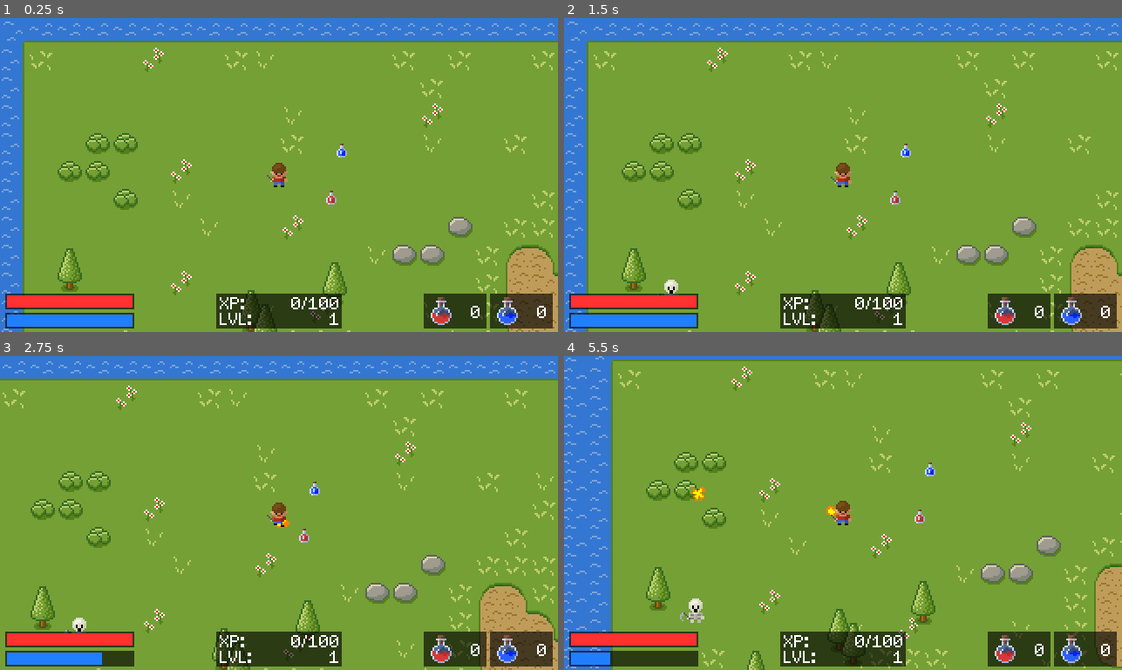
Above: before the commit, frames 1-4 (two rows, left to right).
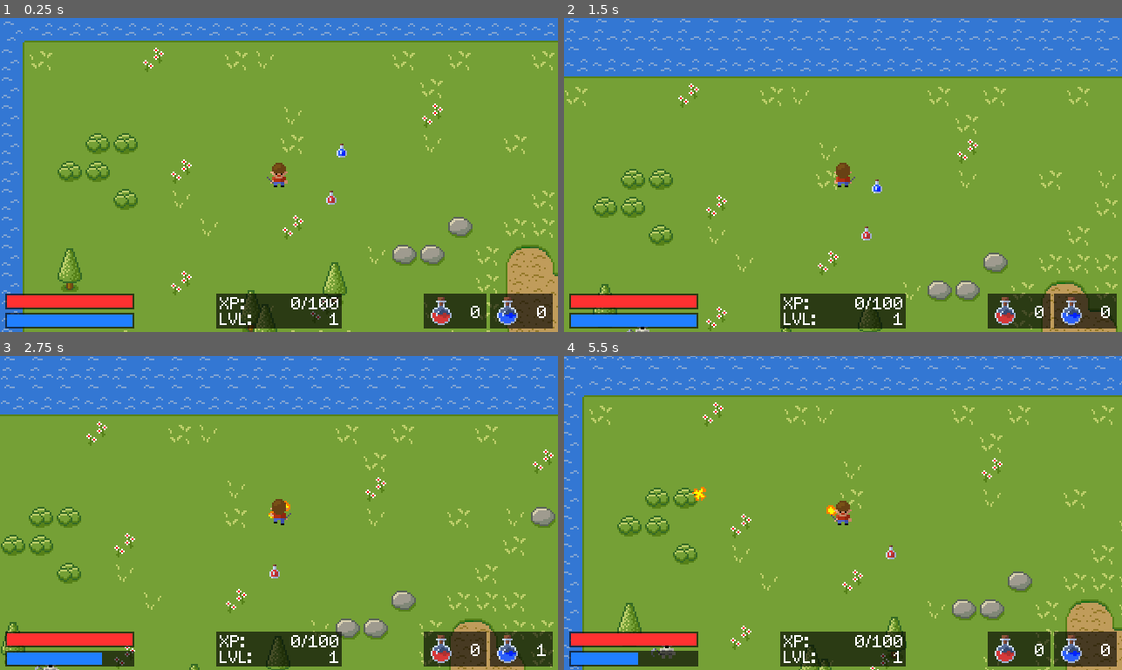
Above: after the commit, the same moments.

Repository: davidepesce/SimpleRPG
Game: Godot game, scene res://Scenes/Main.tscn
Same seed, same stepped clock (60 frames per second), same inputs: the game is played once before the commit and once after it.
Inputs (mouse positions are in pixels of both pictures, inside the frame that each line leads up to):
- Up to frame 1 (0.25 s): no input
- Up to frame 2 (1.5 s): tap Enter at 0.5 s; drag from (843, 175) to (898, 105) at 0.52 s; drag from (731, 190) to (893, 196) at 1.27 s
- Up to frame 3 (2.75 s): tap Space (attack) at 2 s; move the mouse to (334, 443) at 2.02 s; hold Right (ui_right) from 2.03 s (still down); hold Space (attack) from 2.03 s (still down); click (334, 443) at 2.17 s; tap Ctrl (fireball) at 2.3 s
- Up to frame 4 (5.5 s): release Right (ui_right) at 2.75 s; release Space (attack) at 2.75 s; drag from (815, 575) to (675, 465) at 2.77 s; move the mouse to (1010, 560) at 3.52 s; hold Left (ui_left) 3.53-4.25 s; hold . (drink_mana) 3.53-4.25 s; click (1010, 560) at 3.67 s; tap Ctrl (fireball) at 3.8 s; drag from (675, 465) to (837, 513) at 4.27 s; move the mouse to (870, 513) at 5.02 s; hold Down (ui_down) from 5.03 s (still down); hold Ctrl (fireball) from 5.03 s (still down); tap B at 5.1 s; click (870, 513) at 5.17 s

The runs differ from the first frame. In frame 1, less than 0.1% of the frame differs, in the area x 47-52%, y 50-53%; in frame 2, 24%; in frame 3, 22%; in frame 4, 25%, in the area x 0-100%, y 0-100%.

Commit message:
Fixed a bug in GameOver screen

Diff:
--- a/Scenes/Main.tscn
+++ b/Scenes/Main.tscn
@@ -1,38 +1,38 @@
 [gd_scene load_steps=51 format=2]
 
 [ext_resource path="res://Entities/Player/Player.gd" type="Script" id=1]
-[ext_resource path="res://Entities/Player/player_down_idle_1.png" type="Texture" id=2]
-[ext_resource path="res://Entities/Player/player_down_attack_1.png" type="Texture" id=3]
-[ext_resource path="res://Entities/Player/player_down_attack_2.png" type="Texture" id=4]
-[ext_resource path="res://Entities/Player/player_up_idle_1.png" type="Texture" id=5]
-[ext_resource path="res://Entities/Player/player_up_idle_2.png" type="Texture" id=6]
+[ext_resource path="res://Entities/Player/player_up_idle_1.png" type="Texture" id=2]
+[ext_resource path="res://Entities/Player/player_up_attack_1.png" type="Texture" id=3]
+[ext_resource path="res://Entities/Player/player_up_attack_2.png" type="Texture" id=4]
+[ext_resource path="res://Entities/Player/player_right_idle_1.png" type="Texture" id=5]
+[ext_resource path="res://Entities/Player/player_right_idle_2.png" type="Texture" id=6]
 [ext_resource path="res://Entities/Player/player_left_idle_1.png" type="Texture" id=7]
-[ext_resource path="res://Entities/Player/player_left_attack_1.png" type="Texture" id=8]
-[ext_resource path="res://Entities/Player/player_left_attack_2.png" type="Texture" id=9]
-[ext_resource path="res://Entities/Player/player_right_idle_1.png" type="Texture" id=10]
-[ext_resource path="res://Entities/Player/player_right_walk_1.png" type="Texture" id=11]
-[ext_resource path="res://Entities/Player/player_right_walk_2.png" type="Texture" id=12]
-[ext_resource path="res://Entities/Player/player_right_attack_1.png" type="Texture" id=13]
-[ext_resource path="res://Entities/Player/player_right_attack_2.png" type="Texture" id=14]
-[ext_resource path="res://Entities/Player/player_up_walk_1.png" type="Texture" id=15]
-[ext_resource path="res://Entities/Player/player_up_walk_2.png" type="Texture" id=16]
-[ext_resource path="res://Entities/Player/player_down_idle_2.png" type="Texture" id=17]
-[ext_resource path="res://Entities/Player/player_left_walk_1.png" type="Texture" id=18]
-[ext_resource path="res://Entities/Player/player_left_walk_2.png" type="Texture" id=19]
-[ext_resource path="res://Entities/Player/player_up_attack_1.png" type="Texture" id=20]
-[ext_resource path="res://Entities/Player/player_up_attack_2.png" type="Texture" id=21]
-[ext_resource path="res://Entities/Player/player_left_idle_2.png" type="Texture" id=22]
-[ext_resource path="res://Entities/Player/player_down_walk_1.png" type="Texture" id=23]
-[ext_resource path="res://Entities/Player/player_down_walk_2.png" type="Texture" id=24]
-[ext_resource path="res://Entities/Player/player_right_idle_2.png" type="Texture" id=25]
+[ext_resource path="res://Entities/Player/player_left_idle_2.png" type="Texture" id=8]
+[ext_resource path="res://Entities/Player/player_down_idle_1.png" type="Texture" id=9]
+[ext_resource path="res://Entities/Player/player_down_walk_1.png" type="Texture" id=10]
+[ext_resource path="res://Entities/Player/player_down_walk_2.png" type="Texture" id=11]
+[ext_resource path="res://Entities/Player/player_down_idle_2.png" type="Texture" id=12]
+[ext_resource path="res://Entities/Player/player_left_walk_1.png" type="Texture" id=13]
+[ext_resource path="res://Entities/Player/player_left_walk_2.png" type="Texture" id=14]
+[ext_resource path="res://Entities/Player/player_left_attack_1.png" type="Texture" id=15]
+[ext_resource path="res://Entities/Player/player_left_attack_2.png" type="Texture" id=16]
+[ext_resource path="res://Entities/Player/player_right_walk_1.png" type="Texture" id=17]
+[ext_resource path="res://Entities/Player/player_right_walk_2.png" type="Texture" id=18]
+[ext_resource path="res://Entities/Player/player_down_attack_1.png" type="Texture" id=19]
+[ext_resource path="res://Entities/Player/player_down_attack_2.png" type="Texture" id=20]
+[ext_resource path="res://Entities/Player/player_up_idle_2.png" type="Texture" id=21]
+[ext_resource path="res://Entities/Player/player_right_attack_1.png" type="Texture" id=22]
+[ext_resource path="res://Entities/Player/player_right_attack_2.png" type="Texture" id=23]
+[ext_resource path="res://Entities/Player/player_up_walk_1.png" type="Texture" id=24]
+[ext_resource path="res://Entities/Player/player_up_walk_2.png" type="Texture" id=25]
 [ext_resource path="res://Entities/Player/player_right_fireball_1.png" type="Texture" id=26]
 [ext_resource path="res://Entities/Player/player_right_fireball_2.png" type="Texture" id=27]
-[ext_resource path="res://Entities/Player/player_up_fireball_1.png" type="Texture" id=28]
-[ext_resource path="res://Entities/Player/player_up_fireball_2.png" type="Texture" id=29]
-[ext_resource path="res://Entities/Player/player_left_fireball_1.png" type="Texture" id=30]
-[ext_resource path="res://Entities/Player/player_left_fireball_2.png" type="Texture" id=31]
-[ext_resource path="res://Entities/Player/player_down_fireball_1.png" type="Texture" id=32]
-[ext_resource path="res://Entities/Player/player_down_fireball_2.png" type="Texture" id=33]
+[ext_resource path="res://Entities/Player/player_left_fireball_1.png" type="Texture" id=28]
+[ext_resource path="res://Entities/Player/player_left_fireball_2.png" type="Texture" id=29]
+[ext_resource path="res://Entities/Player/player_down_fireball_1.png" type="Texture" id=30]
+[ext_resource path="res://Entities/Player/player_down_fireball_2.png" type="Texture" id=31]
+[ext_resource path="res://Entities/Player/player_up_fireball_1.png" type="Texture" id=32]
+[ext_resource path="res://Entities/Player/player_up_fireball_2.png" type="Texture" id=33]
 [ext_resource path="res://Tilesets/MapTileset.tres" type="TileSet" id=34]
 [ext_resource path="res://GUI/HealthBar.gd" type="Script" id=35]
 [ext_resource path="res://GUI/ManaBar.gd" type="Script" id=36]
@@ -51,82 +51,82 @@
 animations = [ {
 "frames": [ ExtResource( 2 ), ExtResource( 3 ), ExtResource( 4 ) ],
 "loop": false,
+"name": "up_attack",
+"speed": 7.0
+}, {
+"frames": [ ExtResource( 5 ), ExtResource( 6 ) ],
+"loop": true,
+"name": "right_idle",
+"speed": 1.0
+}, {
+"frames": [ ExtResource( 7 ), ExtResource( 8 ) ],
+"loop": true,
+"name": "left_idle",
+"speed": 1.0
+}, {
+"frames": [ ExtResource( 9 ), ExtResource( 10 ), ExtResource( 9 ), ExtResource( 11 ) ],
+"loop": true,
+"name": "down_walk",
+"speed": 10.0
+}, {
+"frames": [ ExtResource( 9 ), ExtResource( 12 ) ],
+"loop": true,
+"name": "down_idle",
+"speed": 1.0
+}, {
+"frames": [ ExtResource( 7 ), ExtResource( 13 ), ExtResource( 7 ), ExtResource( 14 ) ],
+"loop": true,
+"name": "left_walk",
+"speed": 10.0
+}, {
+"frames": [ ExtResource( 7 ), ExtResource( 15 ), ExtResource( 16 ) ],
+"loop": false,
+"name": "left_attack",
+"speed": 7.0
+}, {
+"frames": [ ExtResource( 5 ), ExtResource( 17 ), ExtResource( 5 ), ExtResource( 18 ) ],
+"loop": true,
+"name": "right_walk",
+"speed": 10.0
+}, {
+"frames": [ ExtResource( 9 ), ExtResource( 19 ), ExtResource( 20 ) ],
+"loop": false,
 "name": "down_attack",
 "speed": 7.0
 }, {
-"frames": [ ExtResource( 5 ), ExtResource( 6 ) ],
+"frames": [ ExtResource( 2 ), ExtResource( 21 ) ],
 "loop": true,
 "name": "up_idle",
 "speed": 1.0
 }, {
-"frames": [ ExtResource( 7 ), ExtResource( 8 ), ExtResource( 9 ) ],
-"loop": false,
-"name": "left_attack",
-"speed": 7.0
-}, {
-"frames": [ ExtResource( 10 ), ExtResource( 11 ), ExtResource( 10 ), ExtResource( 12 ) ],
-"loop": true,
-"name": "right_walk",
-"speed": 10.0
-}, {
-"frames": [ ExtResource( 10 ), ExtResource( 13 ), ExtResource( 14 ) ],
+"frames": [ ExtResource( 5 ), ExtResource( 22 ), ExtResource( 23 ) ],
 "loop": false,
 "name": "right_attack",
 "speed": 7.0
 }, {
-"frames": [ ExtResource( 5 ), ExtResource( 15 ), ExtResource( 5 ), ExtResource( 16 ) ],
+"frames": [ ExtResource( 2 ), ExtResource( 24 ), ExtResource( 2 ), ExtResource( 25 ) ],
 "loop": true,
 "name": "up_walk",
 "speed": 10.0
 }, {
-"frames": [ ExtResource( 2 ), ExtResource( 17 ) ],
-"loop": true,
-"name": "down_idle",
-"speed": 1.0
-}, {
-"frames": [ ExtResource( 7 ), ExtResource( 18 ), ExtResource( 7 ), ExtResource( 19 ) ],
-"loop": true,
-"name": "left_walk",
-"speed": 10.0
-}, {
-"frames": [ ExtResource( 5 ), ExtResource( 20 ), ExtResource( 21 ) ],
-"loop": false,
-"name": "up_attack",
-"speed": 7.0
-}, {
-"frames": [ ExtResource( 7 ), ExtResource( 22 ) ],
-"loop": true,
-"name": "left_idle",
-"speed": 1.0
-}, {
-"frames": [ ExtResource( 2 ), ExtResource( 23 ), ExtResource( 2 ), ExtResource( 24 ) ],
-"loop": true,
-"name": "down_walk",
-"speed": 10.0
-}, {
-"frames": [ ExtResource( 10 ), ExtResource( 25 ) ],
-"loop": true,
-"name": "right_idle",
-"speed": 1.0
-}, {
-"frames": [ ExtResource( 10 ), ExtResource( 26 ), ExtResource( 27 ) ],
+"frames": [ ExtResource( 5 ), ExtResource( 26 ), ExtResource( 27 ) ],
 "loop": false,
 "name": "right_fireball",
 "speed": 7.0
 }, {
-"frames": [ ExtResource( 5 ), ExtResource( 28 ), ExtResource( 29 ) ],
+"frames": [ ExtResource( 7 ), ExtResource( 28 ), ExtResource( 29 ) ],
+"loop": false,
+"name": "left_fireball",
+"speed": 7.0
+}, {
+"frames": [ ExtResource( 9 ), ExtResource( 30 ), ExtResource( 31 ) ],
+"loop": false,
+"name": "down_fireball",
+"speed": 7.0
+}, {
+"frames": [ ExtResource( 2 ), ExtResource( 32 ), ExtResource( 33 ) ],
 "loop": false,
 "name": "up_fireball",
-"speed": 7.0
-}, {
-"frames": [ ExtResource( 7 ), ExtResource( 30 ), ExtResource( 31 ) ],
-"loop": false,
-"name": "left_fireball",
-"speed": 7.0
-}, {
-"frames": [ ExtResource( 2 ), ExtResource( 32 ), ExtResource( 33 ) ],
-"loop": false,
-"name": "down_fireball",
 "speed": 7.0
 } ]
 
@@ -166,7 +166,6 @@
 [node name="Root" type="Node"]
 
 [node name="Player" type="KinematicBody2D" parent="."]
-editor/display_folded = true
 position = Vector2( 160, 90 )
 z_index = 1
 input_pickable = true
@@ -175,7 +174,6 @@
 [node name="Sprite" type="AnimatedSprite" parent="Player"]
 frames = SubResource( 1 )
 animation = "down_idle"
-frame = 1
 playing = true
 
 [node name="CollisionShape2D" type="CollisionShape2D" parent="Player"]
@@ -330,6 +328,7 @@
 modulate = Color( 1, 1, 1, 0 )
 margin_right = 320.0
 margin_bottom = 180.0
+mouse_filter = 2
 color = Color( 0.54902, 0, 0, 1 )
 
 [node name="Label" type="Label" parent="CanvasLayer/GameOver"]
@@ -397,9 +396,9 @@
 position = Vector2( 196, 76 )
 type = 1
 [connection signal="player_level_up" from="Player" to="CanvasLayer/LevelPopup" method="_on_Player_player_level_up"]
+[connection signal="player_stats_changed" from="Player" to="CanvasLayer/Health" method="_on_Player_player_stats_changed"]
+[connection signal="player_stats_changed" from="Player" to="CanvasLayer/XP" method="_on_Player_player_stats_changed"]
+[connection signal="player_stats_changed" from="Player" to="CanvasLayer/Mana" method="_on_Player_player_stats_changed"]
+[connection signal="player_stats_changed" from="Player" to="CanvasLayer/HealthPotions" method="_on_Player_player_stats_changed"]
 [connection signal="player_stats_changed" from="Player" to="CanvasLayer/ManaPotions" method="_on_Player_player_stats_changed"]
-[connection signal="player_stats_changed" from="Player" to="CanvasLayer/Mana" method="_on_Player_player_stats_changed"]
-[connection signal="player_stats_changed" from="Player" to="CanvasLayer/XP" method="_on_Player_player_stats_changed"]
-[connection signal="player_stats_changed" from="Player" to="CanvasLayer/Health" method="_on_Player_player_stats_changed"]
-[connection signal="player_stats_changed" from="Player" to="CanvasLayer/HealthPotions" method="_on_Player_player_stats_changed"]
 [connection signal="animation_finished" from="Player/Sprite" to="Player" method="_on_Sprite_animation_finished"]
